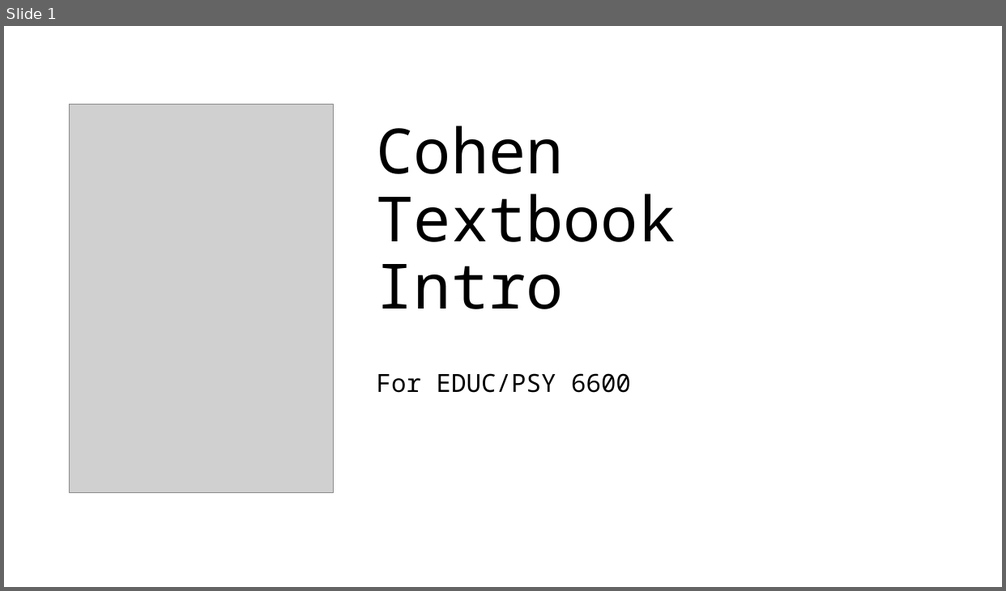
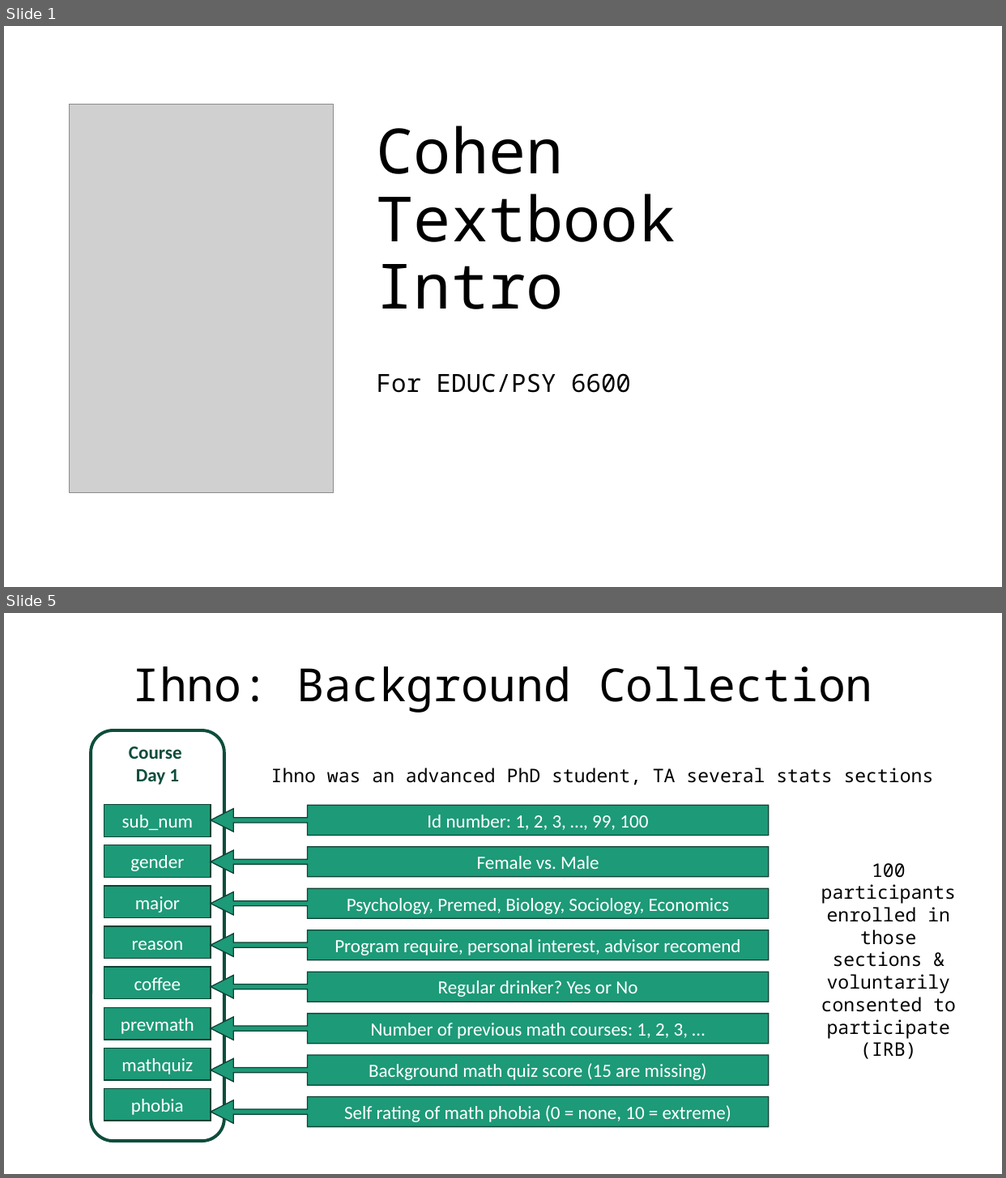
Before and after one commit to CEHS-research/PSY-6600_public, a slide deck: slides/ch0_cohen_textbook_4ed.pptx. Shown one above the other, each under a label of ours: slide 1 before the commit, slides 1 and 5 after it; the slides between them are not shown. The pictures are 1006x591 and 1006x1178 pixels, drawn with LibreOffice and Linux fonts; fonts in the diff are those of the drawing; grey boxes stand for pictures. Boxes give left, top, right and bottom in pixels: in the first picture for what was removed or moved away, otherwise in the second. Text is boxed around its words. In the diff, an @@ line names an element or a change of style, - is before the commit and + after.

```diff
--- a/slides/ch0_cohen_textbook_4ed.pptx
+++ b/slides/ch0_cohen_textbook_4ed.pptx
@@ slide 5 added at (4, 613, 1002, 1174), background #FFFFFF @@
@@ title added at (132, 666, 873, 713), 44 pt, text #000000 @@
+Ihno: Background Collection
@@ rounded rectangle added at (91, 730, 224, 1142), outline #0E4D3C 3 pt, 18 pt, text #0E4D3C, bold @@
+Course
+Day 1
@@ text added at (271, 768, 934, 786), 18 pt, text #000000 @@
+Ihno was an advanced PhD student, TA several stats sections
@@ rectangle added at (104, 805, 211, 837), fill #1D9A78, outline #0D4335 1 pt, 18 pt, text #FFFFFF @@
+sub_num
@@ left arrow callout added at (211, 806, 769, 835), fill #1D9A78, outline #0D4335 1 pt, 18 pt, text #FFFFFF @@
+Id number: 1, 2, 3, …, 99, 100
@@ rectangle added at (104, 845, 211, 877), fill #1D9A78, outline #0D4335 1 pt, 18 pt, text #FFFFFF @@
+gender
@@ left arrow callout added at (211, 847, 769, 877), fill #1D9A78, outline #0D4335 1 pt, 18 pt, text #FFFFFF @@
+Female vs. Male
@@ text added at (821, 863, 956, 1038), 18 pt, text #000000 @@
+100 participants enrolled in those sections & voluntarily consented to participate (IRB)
@@ rectangle added at (104, 886, 211, 918), fill #1D9A78, outline #0D4335 1 pt, 18 pt, text #FFFFFF @@
+major
@@ left arrow callout added at (211, 888, 769, 918), fill #1D9A78, outline #0D4335 1 pt, 18 pt, text #FFFFFF @@
+Psychology, Premed, Biology, Sociology, Economics
@@ rectangle added at (104, 926, 211, 959), fill #1D9A78, outline #0D4335 1 pt, 18 pt, text #FFFFFF @@
+reason
@@ left arrow callout added at (211, 931, 769, 960), fill #1D9A78, outline #0D4335 1 pt, 18 pt, text #FFFFFF @@
+Program require, personal interest, advisor recomend
@@ rectangle added at (104, 967, 211, 999), fill #1D9A78, outline #0D4335 1 pt, 18 pt, text #FFFFFF @@
+coffee
@@ left arrow callout added at (211, 973, 769, 1003), fill #1D9A78, outline #0D4335 1 pt, 18 pt, text #FFFFFF @@
+Regular drinker? Yes or No
@@ rectangle added at (104, 1007, 211, 1040), fill #1D9A78, outline #0D4335 1 pt, 18 pt, text #FFFFFF @@
+prevmath
@@ left arrow callout added at (211, 1013, 769, 1043), fill #1D9A78, outline #0D4335 1 pt, 18 pt, text #FFFFFF @@
+Number of previous math courses: 1, 2, 3, …
@@ rectangle added at (104, 1048, 211, 1080), fill #1D9A78, outline #0D4335 1 pt, 18 pt, text #FFFFFF @@
+mathquiz
@@ left arrow callout added at (211, 1055, 769, 1085), fill #1D9A78, outline #0D4335 1 pt, 18 pt, text #FFFFFF @@
+Background math quiz score (15 are missing)
@@ rectangle added at (104, 1089, 211, 1122), fill #1D9A78, outline #0D4335 1 pt, 18 pt, text #FFFFFF @@
+phobia
@@ left arrow callout added at (211, 1097, 769, 1127), fill #1D9A78, outline #0D4335 1 pt, 18 pt, text #FFFFFF @@
+Self rating of math phobia (0 = none, 10 = extreme)
```
Also in this commit, not shown: 4 slides changed, 3 other slides added, 1 slide removed, 3 other files.
